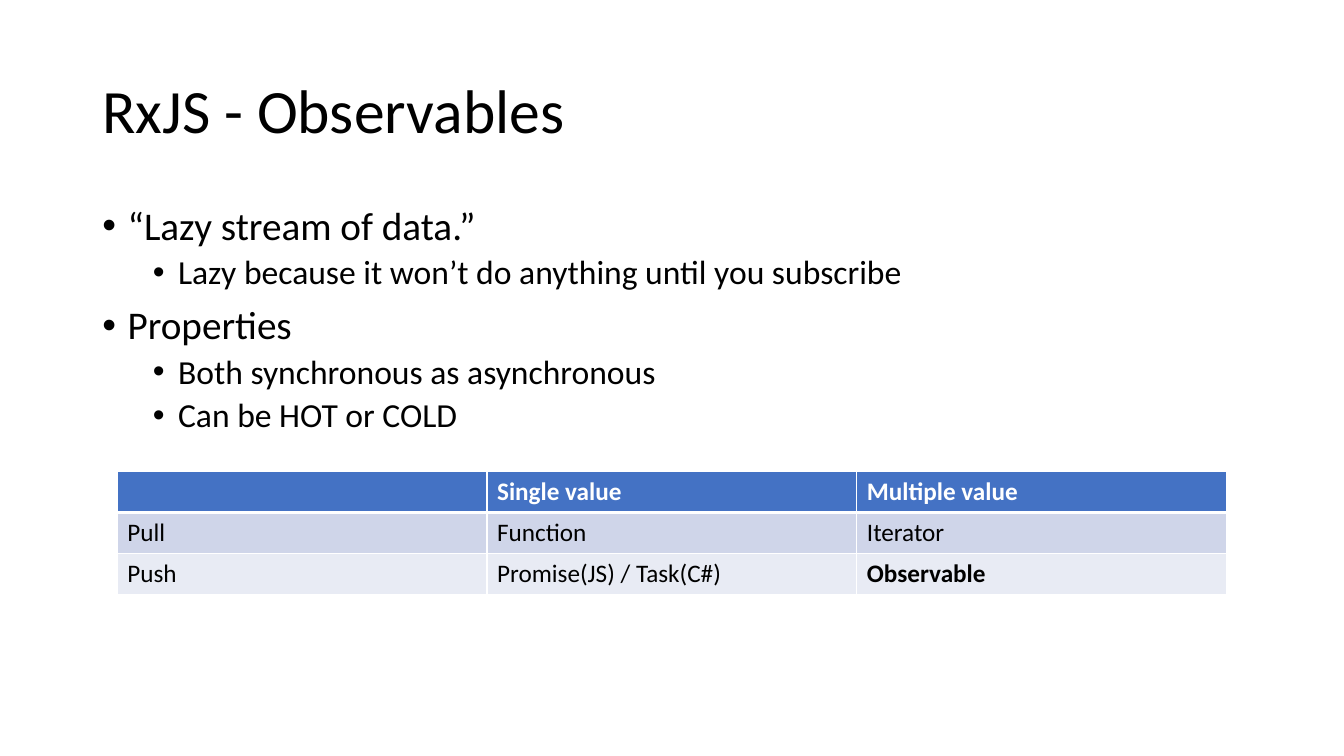
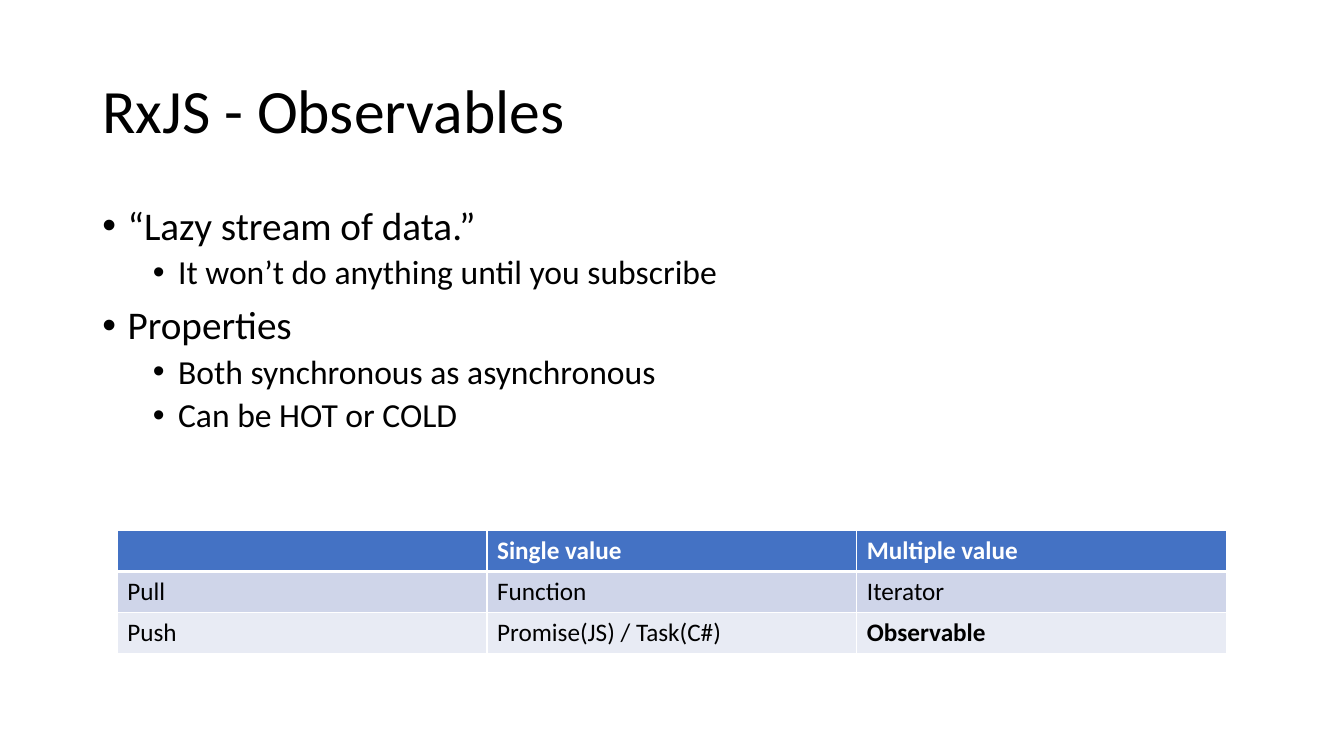
Before and after one commit to bertleemput/reactive-demo, a slide deck: slide 7 of Reactive Programming.pptx. Drawn at 1344x756 pixels with LibreOffice and Linux fonts; fonts in the diff are those of the drawing. Boxes give left, top, right and bottom in pixels: in the first picture for what was removed or moved away, otherwise in the second. Text is boxed around its words. In the diff, an @@ line names an element or a change of style, - is before the commit and + after.

```diff
--- a/Reactive Programming.pptx
+++ b/Reactive Programming.pptx
@@ text at (178,260,716,290): text changed @@
-  • Lazy because it won’t do anything until you subscribe
+  • It won’t do anything until you subscribe
@@ table: place and size @@
-table at (117,472,1227,595)
+table at (117,531,1227,654)
```
Also in this commit, not shown: 1 slide added, 9 other files.
